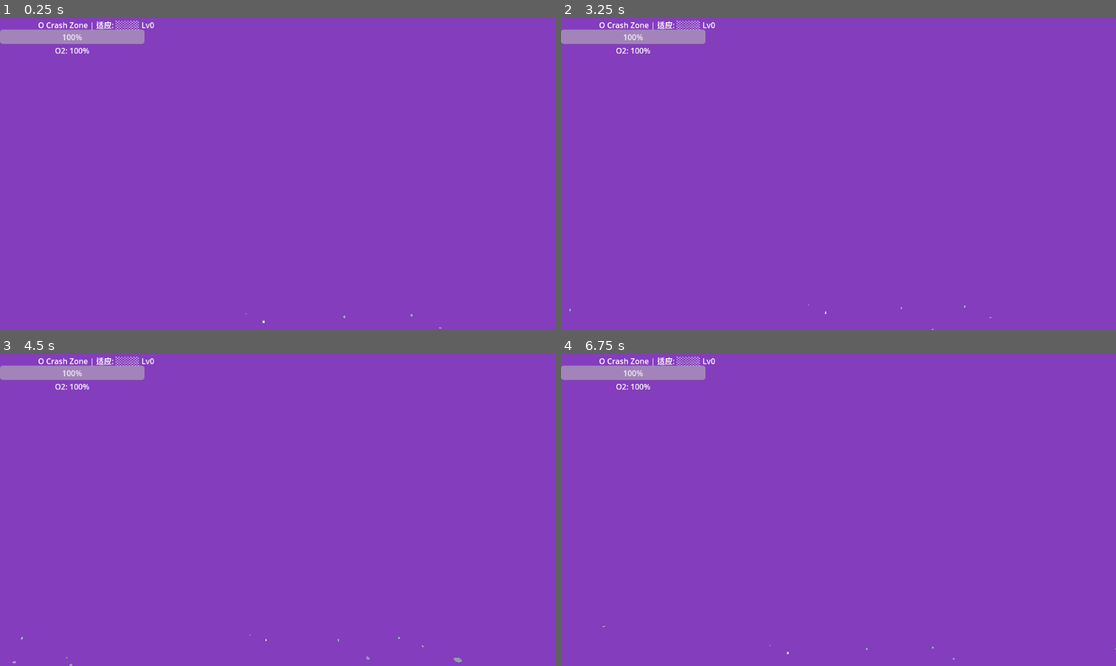
Above: before the commit, frames 1-4 (two rows, left to right).
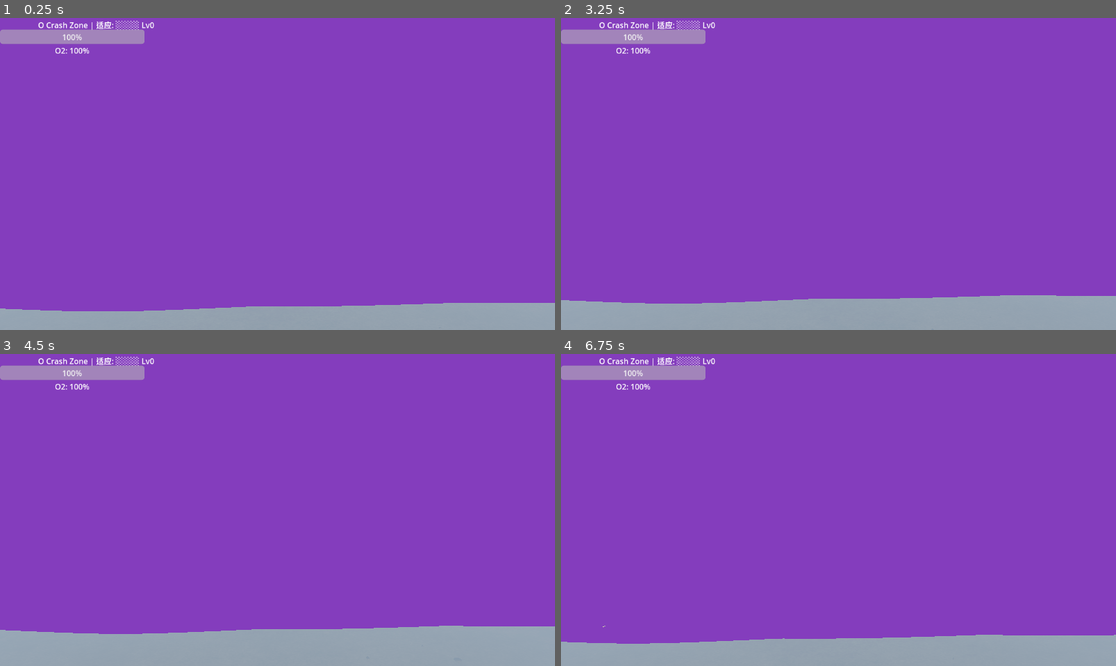
Above: after the commit, the same moments.

Repository: qnctx/star-abyss-game
Game: Godot game, scene res://scenes/main.tscn
Two runs of this game, one before a commit and one after it. Both use one fixed random seed, a clock stepped at 60 frames per second and the inputs below.
Inputs (mouse positions are in pixels of both pictures, inside the frame that each line leads up to):
- Up to frame 1 (0.25 s): no input
- Up to frame 2 (3.25 s): tap Enter at 0.5, 2 s; move the mouse to (960, 158) at 0.52 s; hold D (move_right) 0.53-1.28 s; hold E (interact) 0.53-1.28 s; tap Space at 1.25, 2.75 s; move the mouse to (727, 189) at 1.27 s; hold S (move_back) 1.28-2.03 s; click (727, 189) at 1.35 s; move the mouse to (894, 105) at 2.02 s; hold D (move_right) 2.03-2.78 s; hold Shift (sprint) 2.03-2.78 s; move the mouse to (810, 236) at 2.77 s; hold W (move_forward) from 2.78 s (still down); tap T (teleport) at 2.85 s
- Up to frame 3 (4.5 s): move the mouse to (444, 556) at 3.52 s; release W (move_forward) at 3.53 s; hold E (interact) 3.53-4.28 s; hold A (move_left) from 3.53 s (still down); tap Enter at 4.25 s; move the mouse to (111, 463) at 4.27 s; click (111, 463) at 4.35 s
- Up to frame 4 (6.75 s): move the mouse to (866, 510) at 5.02 s; release A (move_left) at 5.03 s; hold S (move_back) 5.03-5.78 s; hold Shift (sprint) 5.03-5.78 s; move the mouse to (755, 432) at 5.77 s; hold D (move_right) 5.78-6.53 s; tap T (teleport) at 5.85 s; tap Space at 6.5 s; move the mouse to (960, 494) at 6.52 s; hold W (move_forward) from 6.53 s (still down); hold E (interact) from 6.53 s (still down)

The runs differ from the first frame. In frame 1, 7.4% of the frame differs, in the area x 0-100%, y 91-100%; in frame 2, 9.8%; in frame 3, 12%, in the area x 0-100%, y 87-100%; in frame 4, 8.7%.

Commit message:
fix: terrain shader invalid render_mode - use unshaded instead of diffuse_burley/specular_schlick_ggx
Root cause: shader used non-existent Godot 4 spatial render_modes
'diffuse_burley' and 'specular_schlick_ggx', causing shader compilation
silently failure and terrain mesh not rendering. Changed to 'unshaded'
which is a valid Godot 4 spatial render_mode for flat-colored terrain.

Also removed unused NORMAL_MAP code that required detail_strength uniform
which was causing parameter mismatch.

Diff:
--- a/src/scripts/world_generator.gd
+++ b/src/scripts/world_generator.gd
@@ -210,7 +210,7 @@
 	var detail_shader := Shader.new()
 	detail_shader.code = """
 shader_type spatial;
-render_mode diffuse_burley, specular_schlick_ggx;
+render_mode unshaded, cull_disabled;
 
 uniform vec4 base_color : source_color = vec4(0.32, 0.30, 0.26, 1.0);
 uniform vec4 rock_color : source_color = vec4(0.18, 0.17, 0.16, 1.0);
@@ -250,11 +250,6 @@
 	ALBEDO = col;
 	ROUGHNESS = roughness;
 	METALLIC = 0.0;
-	float height = large * 0.42 + mid * 0.28 + fine * 0.12;
-	NORMAL_MAP = vec3(
-		(fbm((uv + vec2(0.035, 0.0)) * 1.2) - height) * detail_strength,
-		(fbm((uv + vec2(0.0, 0.035)) * 1.2) - height) * detail_strength, 1.0);
-	NORMAL_MAP_DEPTH = 0.65;
 }
 """
 	var detail_mat := ShaderMaterial.new()
@@ -263,7 +258,6 @@
 	detail_mat.set_shader_parameter("rock_color", Color(0.18, 0.17, 0.16))
 	detail_mat.set_shader_parameter("dust_color", Color(0.48, 0.43, 0.36))
 	detail_mat.set_shader_parameter("uv_scale", 22.0)
-	detail_mat.set_shader_parameter("detail_strength", 0.55)
 	detail_mat.set_shader_parameter("roughness", 0.92)
 	mesh_instance.material_override = detail_mat
 
